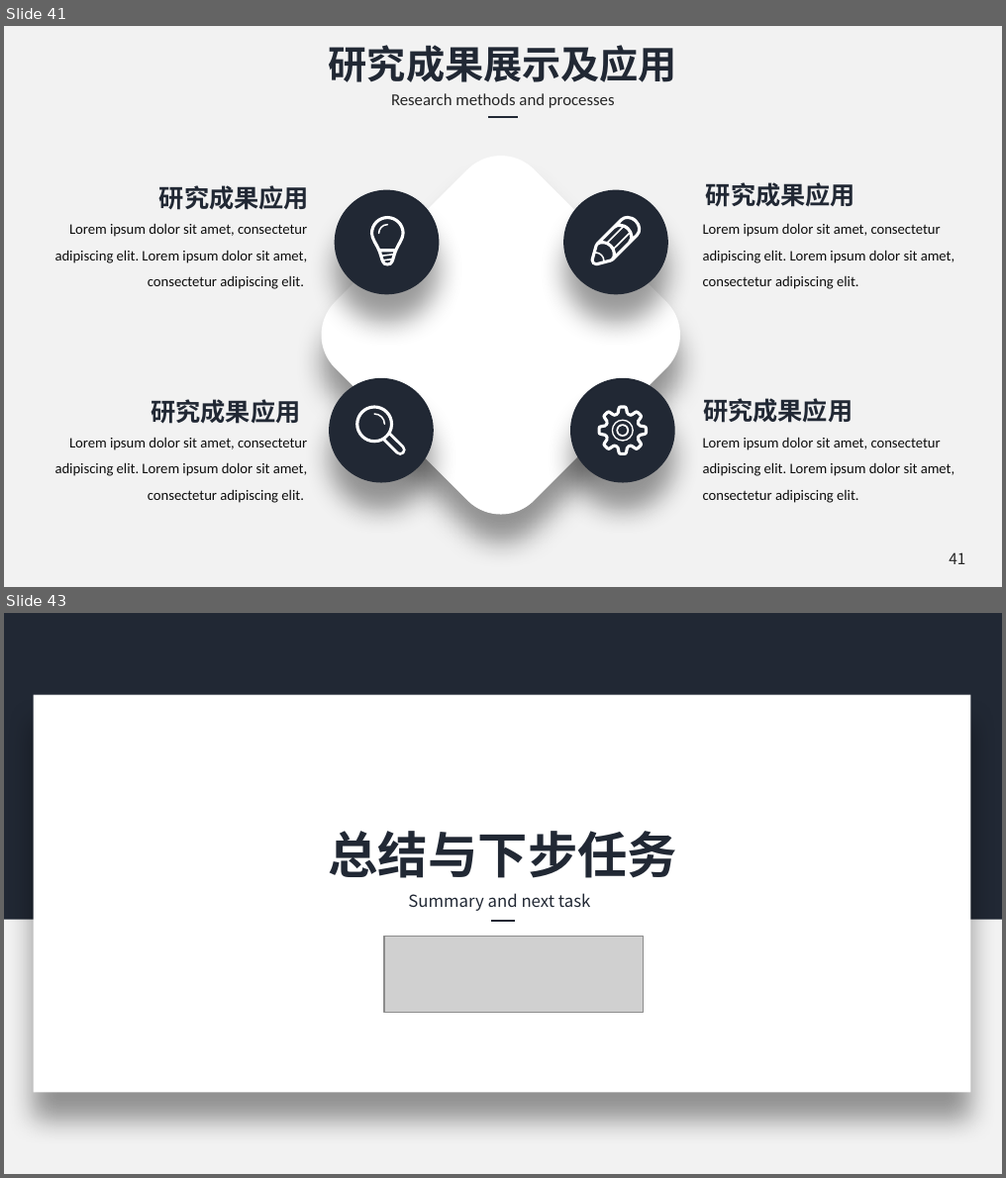
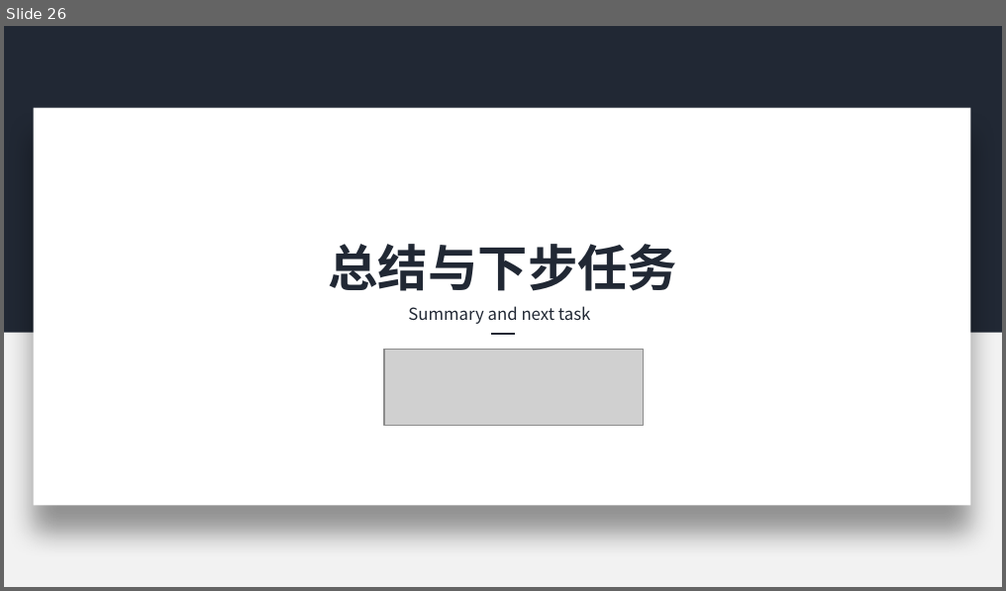
Before and after one commit to chenshuaihua/Graduate, a slide deck: 毕设文件/陈帅华-2016014016-自实1601-中期答辩.pptx. Shown one above the other, each under a label of ours: slides 41 and 43 before the commit, slide 26 after it; the slides between them are not shown. The pictures are 1006x1178 and 1006x591 pixels, drawn with LibreOffice and Linux fonts; fonts in the diff are those of the drawing; grey boxes stand for pictures; background and template pictures are left out. Boxes give left, top, right and bottom in pixels: in the first picture for what was removed or moved away, otherwise in the second. Text is boxed around its words. In the diff, an @@ line names an element or a change of style, - is before the commit and + after.

```diff
--- a/毕设文件/陈帅华-2016014016-自实1601-中期答辩.pptx
+++ b/毕设文件/陈帅华-2016014016-自实1601-中期答辩.pptx
@@ slide 41 removed at box(4, 26, 1002, 587), background #F2F2F2 @@
@@ text removed at box(329, 45, 677, 82) @@
-研究成果展示及应用
@@ text removed at box(391, 93, 615, 108) @@
-Research methods and processes
@@ rounded rectangle removed at box(302, 136, 700, 534) @@
@@ line removed from (488, 118) to (518, 118) @@
@@ text removed at box(159, 185, 309, 210) @@
-研究成果应用
@@ ellipse removed at box(335, 189, 439, 294) @@
@@ ellipse removed at box(563, 189, 668, 294) @@
@@ text removed at box(706, 182, 855, 207) @@
-研究成果应用
@@ text removed at box(55, 223, 307, 289) @@
-Lorem ipsum dolor sit amet, consectetur adipiscing elit. Lorem ipsum dolor sit amet, consectetur adipiscing elit.
@@ freeform shape removed at box(370, 216, 404, 266) @@
@@ freeform shape removed at box(378, 224, 388, 234) @@
@@ freeform shape removed at box(591, 216, 641, 266) @@
@@ text removed at box(703, 223, 954, 289) @@
-Lorem ipsum dolor sit amet, consectetur adipiscing elit. Lorem ipsum dolor sit amet, consectetur adipiscing elit.
@@ ellipse removed at box(330, 378, 434, 483) @@
@@ text removed at box(151, 399, 300, 424) @@
-研究成果应用
@@ freeform shape removed at box(355, 405, 405, 455) @@
@@ text removed at box(703, 398, 852, 423) @@
-研究成果应用
@@ text removed at box(55, 437, 307, 503) @@
-Lorem ipsum dolor sit amet, consectetur adipiscing elit. Lorem ipsum dolor sit amet, consectetur adipiscing elit.
@@ freeform shape removed at box(373, 413, 385, 425) @@
@@ group removed at box(570, 378, 674, 483): 3 freeform shapes, 1 ellipse @@
@@ text removed at box(703, 437, 954, 503) @@
-Lorem ipsum dolor sit amet, consectetur adipiscing elit. Lorem ipsum dolor sit amet, consectetur adipiscing elit.
@@ page number removed at box(948, 553, 965, 565) @@
-41
@@ what was slide 43 is now slide 26 @@
```
Also in this commit, not shown: 25 slides changed, 2 slides added, 23 other slides removed, 1 other file.
